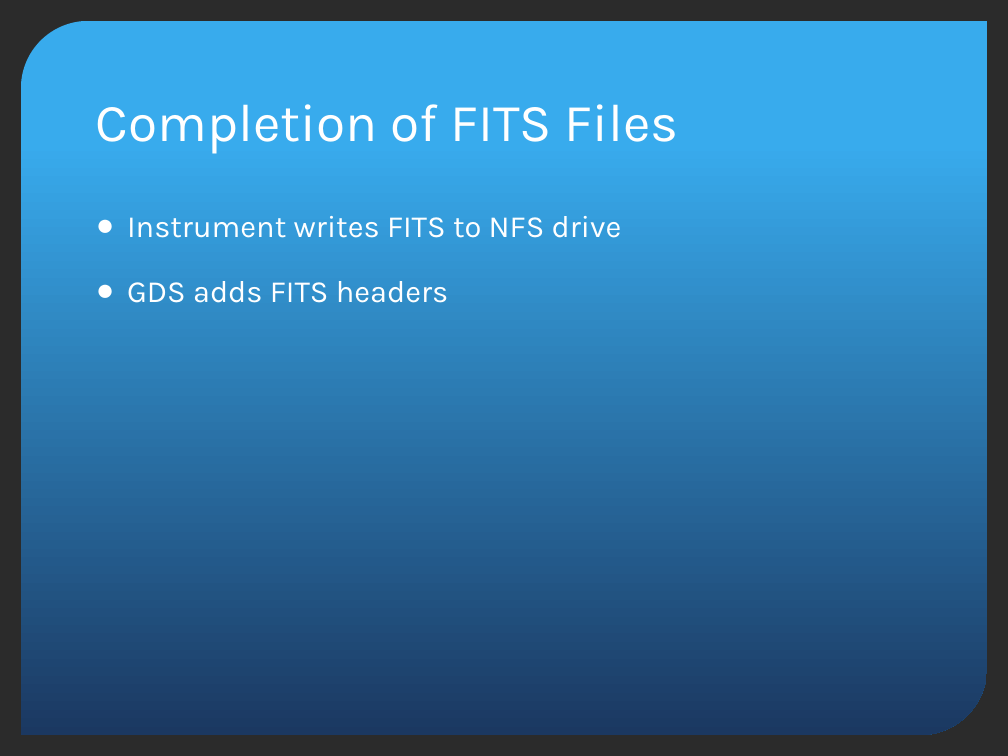
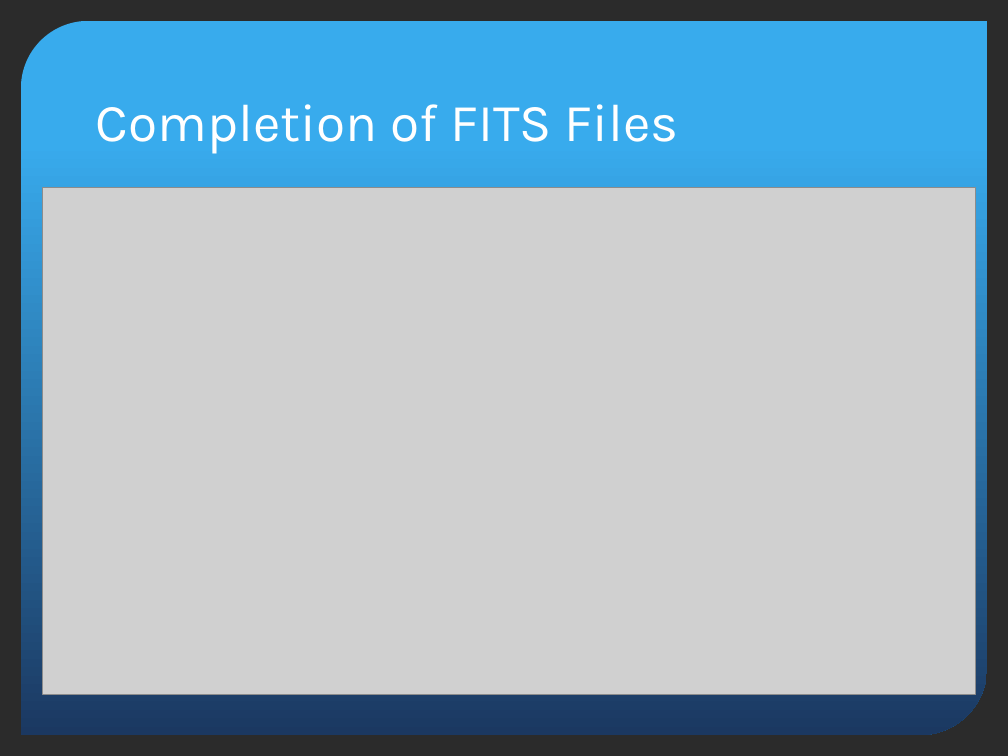
Before and after one commit to jluhrs/gmp, a slide deck: slide 12 of gds-api/src/main/doc/GDSDesignReview.pptx (slide 8 before the commit). Drawn at 1008x756 pixels with LibreOffice and Linux fonts; fonts in the diff are those of the drawing; grey boxes stand for pictures; background and template pictures are left out; a plain dark background stands for a picture behind light text. Boxes give left, top, right and bottom in pixels: in the first picture for what was removed or moved away, otherwise in the second. Text is boxed around its words. In the diff, an @@ line names an element or a change of style, - is before the commit and + after.

```diff
--- a/gds-api/src/main/doc/GDSDesignReview.pptx
+++ b/gds-api/src/main/doc/GDSDesignReview.pptx
@@ picture added at [42,187,975,695] @@
@@ text removed at [127,216,622,303] @@
-● Instrument writes FITS to NFS drive
-● GDS adds FITS headers
```
Also in this commit, not shown: 9 other slides changed, 8 slides added, 2 slides removed.
